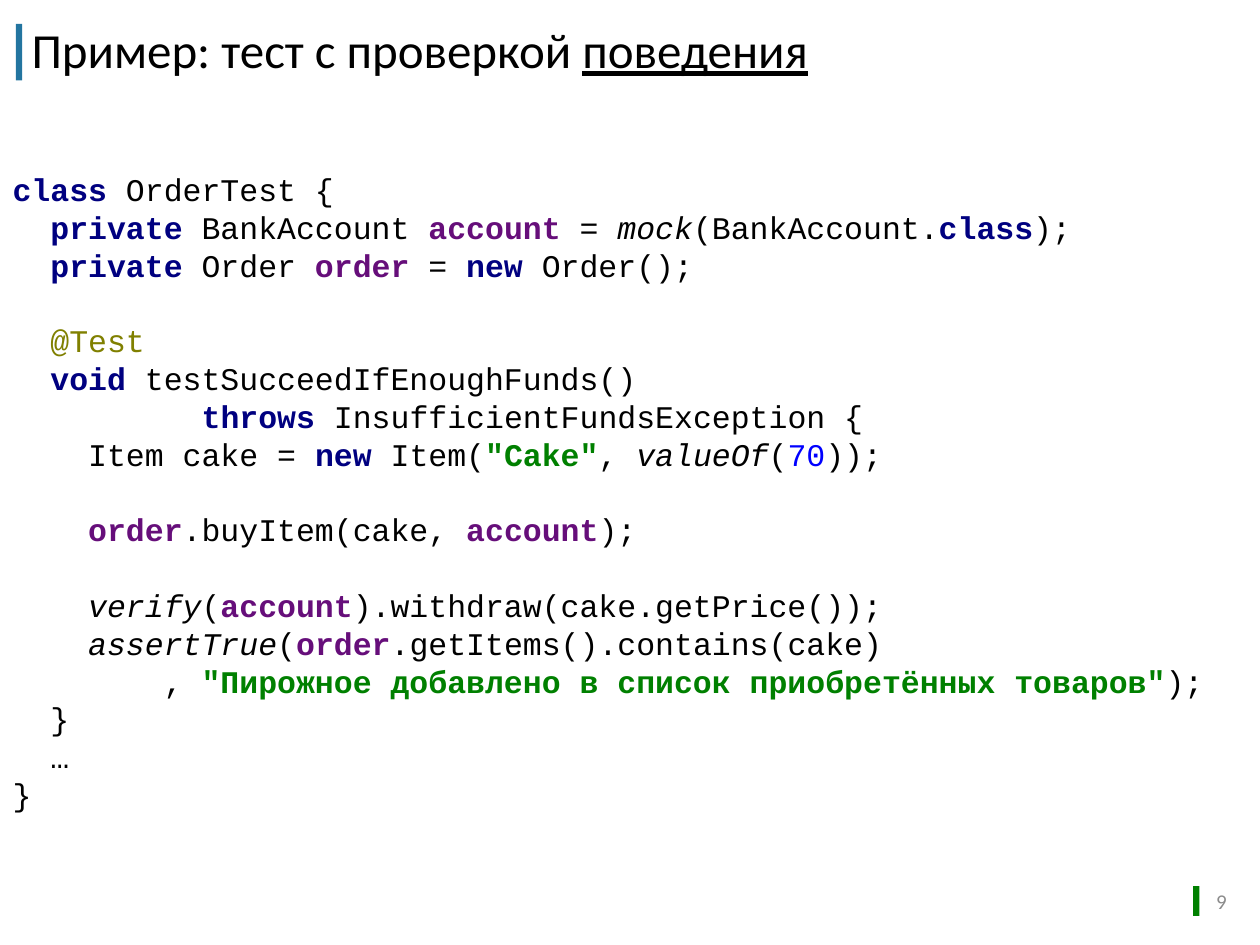
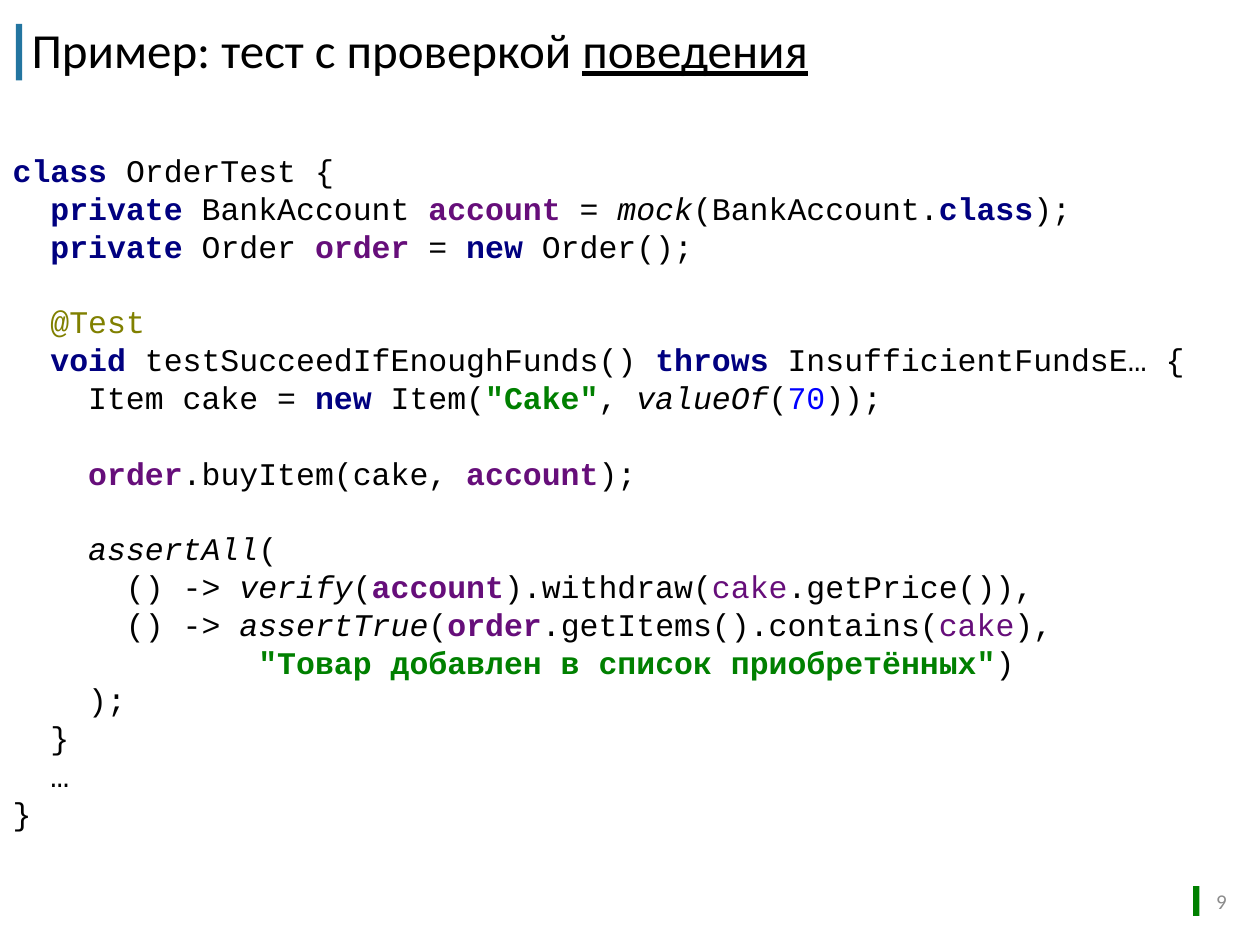
Before and after one commit to sbtqa/tutorials, a slide deck: slide 9 of automationqa-course/11.advanced/mockito/1.What is mockito/Зачем нужен mockito.pptx. Drawn at 1260x945 pixels with LibreOffice and Linux fonts; fonts in the diff are those of the drawing; background and template pictures are left out. Boxes give left, top, right and bottom in pixels: in the first picture for what was removed or moved away, otherwise in the second. Text is boxed around its words. In the diff, an @@ line names an element or a change of style, - is before the commit and + after.

Commit message:
assertAll в презентации

```diff
--- a/automationqa-course/11.advanced/mockito/1.What is mockito/Зачем нужен mockito.pptx
+++ b/automationqa-course/11.advanced/mockito/1.What is mockito/Зачем нужен mockito.pptx
@@ text "class OrderTest { private BankAccount ...": place and size @@
-text "class OrderTest { private BankAccount ..." at box(13, 178, 1203, 700)
+text "class OrderTest { private BankAccount ..." at box(13, 160, 1147, 681)
@@ text at box(13, 160, 1147, 681): text changed @@
-class OrderTest {
-private BankAccount account = mock(BankAccount.class);
-private Order order = new Order();
-@Test
-void testSucceedIfEnoughFunds()
-throws InsufficientFundsException {
-Item cake = new Item("Cake", valueOf(70));
-order.buyItem(cake, account);
-verify(account).withdraw(cake.getPrice());
-assertTrue(order.getItems().contains(cake)
-, "Пирожное добавлено в список приобретённых товаров");
-}
-…
+class OrderTest {
+private BankAccount account = mock(BankAccount.class);
+private Order order = new Order();
+@Test
+void testSucceedIfEnoughFunds() throws InsufficientFundsE… {
+Item cake = new Item("Cake", valueOf(70));
+order.buyItem(cake, account);
+assertAll(
+() -> verify(account).withdraw(cake.getPrice()),
+() -> assertTrue(order.getItems().contains(cake),
+"Товар добавлен в список приобретённых")
+);
+}
+…
```
Also in this commit, not shown: 3 other slides changed, 1 other file.
